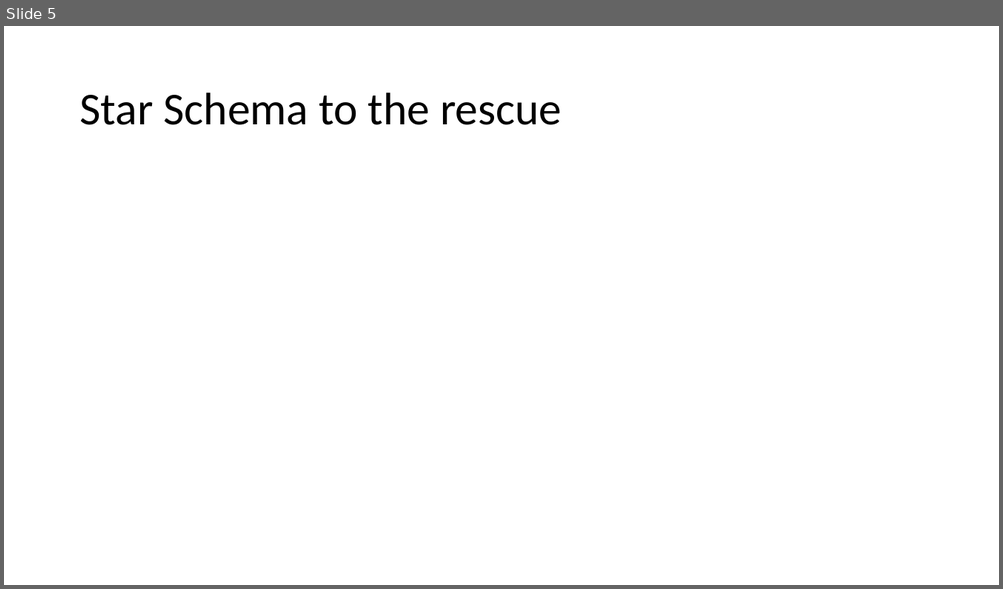
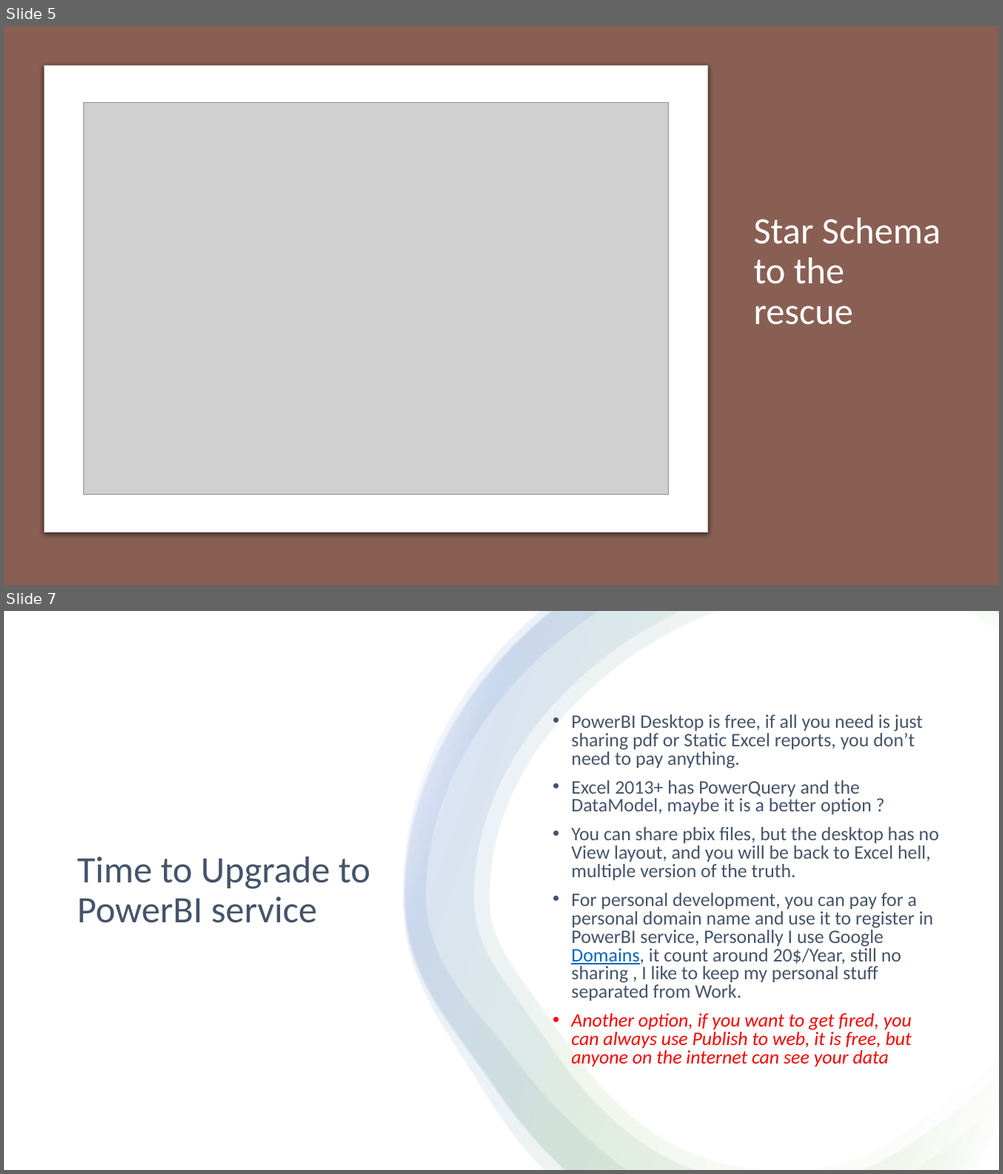
Before and after one commit to djouallah/projectcontrolpresentation, a slide deck: PowerBI as an integration tool in Project Controls.pptx. Shown one above the other, each under a label of ours: slide 5 before the commit, slides 5 and 7 after it; the slides between them are not shown. The pictures are 1003x589 and 1003x1174 pixels, drawn with LibreOffice and Linux fonts; fonts in the diff are those of the drawing; grey boxes stand for pictures. Boxes give left, top, right and bottom in pixels: in the first picture for what was removed or moved away, otherwise in the second. Text is boxed around its words. In the diff, an @@ line names an element or a change of style, - is before the commit and + after.

```diff
--- a/PowerBI as an integration tool in Project Controls.pptx
+++ b/PowerBI as an integration tool in Project Controls.pptx
@@ slide 7 added at box(4, 611, 999, 1170), background #FFFFFF @@
@@ rectangle added at box(4, 611, 999, 1170), fill #FFFFFF @@
@@ freeform shape added at box(404, 612, 999, 1170), fill gradient #FFFFFF to #70AD47 to #4472C4 @@
@@ freeform shape added at box(404, 612, 999, 1170), fill gradient #FFFFFF to #70AD47 to #4472C4 @@
@@ freeform shape added at box(405, 612, 999, 1170), fill gradient #FFFFFF to #70AD47 to #4472C4 @@
@@ text added at box(571, 715, 939, 1068), 18.5 pt, text #44546A @@
+• PowerBI Desktop is free, if all you need is just sharing pdf or Static Excel reports, you don’t need to pay anything.
+• Excel 2013+ has PowerQuery and the DataModel, maybe it is a better option ?
+• You can share pbix files, but the desktop has no View layout, and you will be back to Excel hell, multiple version of the truth.
+• For personal development, you can pay for a personal domain name and use it to register in PowerBI service, Personally I use Google Domains, it count around 20$/Year, still no sharing , I like to keep my personal stuff separated from Work.
+• Another option, if you want to get fired, you can always use Publish to web, it is free, but anyone on the internet can see your data
@@ title added at box(77, 857, 370, 923), 36 pt, text #44546A @@
+Time to Upgrade to PowerBI service
@@ slide 5 changed as well @@
@@ background #FFFFFF to #E7E6E6 @@
@@ rectangle added at box(4, 26, 999, 585), fill #895F54 @@
@@ rounded rectangle added at box(44, 65, 708, 533), fill #FFFFFF, outline #C8CACA 0.75 pt @@
@@ title "Star Schema to the rescue": place and size @@
-title "Star Schema to the rescue" at box(79, 93, 561, 125)
+title "Star Schema to the rescue" at box(754, 218, 940, 325)
@@ title "Star Schema to the rescue" at box(754, 218, 940, 325): size 44 to 36 pt, text colour #000000 to #FFFFFF @@
@@ picture added at box(84, 103, 668, 495) @@
```
Also in this commit, not shown: 4 other slides changed, 3 other slides added.
